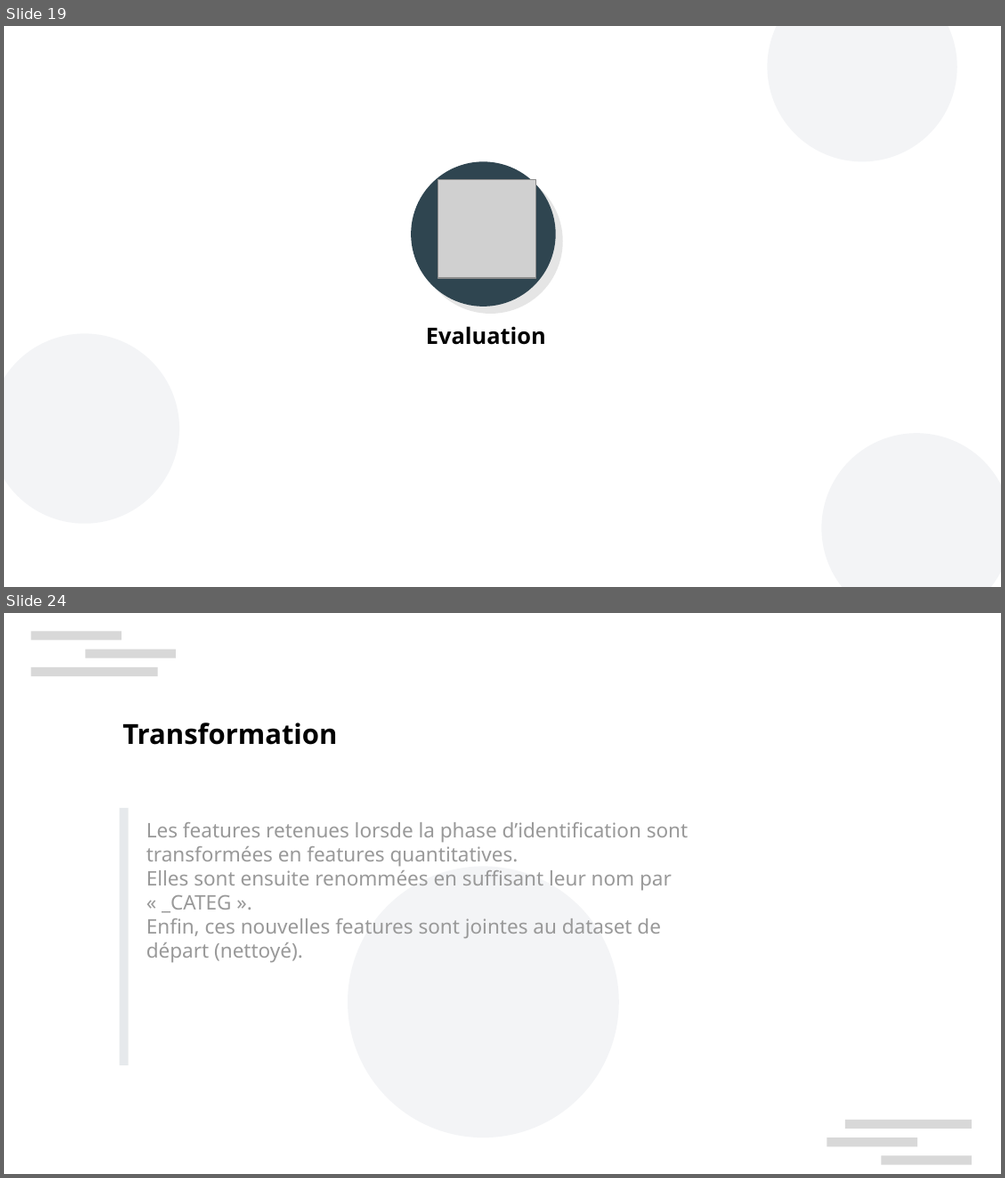
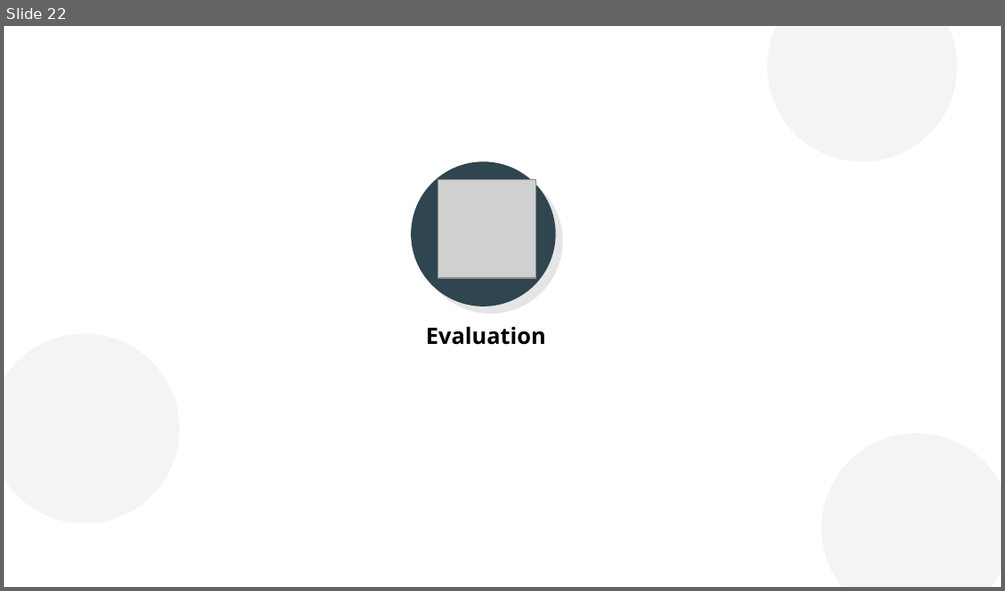
Before and after one commit to curiousmindflow/oc-ml-p3, a slide deck: report/P3_01_presentation.odp. Shown one above the other, each under a label of ours: slides 19 and 24 before the commit, slide 22 after it; the slides between them are not shown. The pictures are 1005x1178 and 1005x591 pixels, drawn with LibreOffice and Linux fonts; fonts in the diff are those of the drawing; grey boxes stand for pictures; background and template pictures are left out. Boxes give left, top, right and bottom in pixels: in the first picture for what was removed or moved away, otherwise in the second. Text is boxed around its words. In the diff, an @@ line names an element or a change of style, - is before the commit and + after.

```diff
--- a/report/P3_01_presentation.odp
+++ b/report/P3_01_presentation.odp
@@ slide 24 removed at (4,613,1001,1174), background #FFFFFF @@
@@ rectangle removed at (31,631,121,640) @@
@@ rectangle removed at (85,649,176,658) @@
@@ rectangle removed at (31,667,158,676) @@
@@ text removed at (122,722,337,745) @@
-Transformation
@@ rectangle removed at (120,809,129,1065) @@
@@ text removed at (146,822,688,963) @@
-Les features retenues lorsde la phase d’identification sont transformées en features quantitatives.
-Elles sont ensuite renommées en suffisant leur nom par « _CATEG ».
-Enfin, ces nouvelles features sont jointes au dataset de départ (nettoyé).
@@ ellipse removed at (348,867,619,1137) @@
@@ rectangle removed at (845,1119,971,1128) @@
@@ rectangle removed at (827,1137,917,1147) @@
@@ rectangle removed at (882,1156,971,1165) @@
@@ what was slide 19 is now slide 22 @@
```
Also in this commit, not shown: 2 slides changed, 7 slides added, 20 other slides removed, 10 other files.
